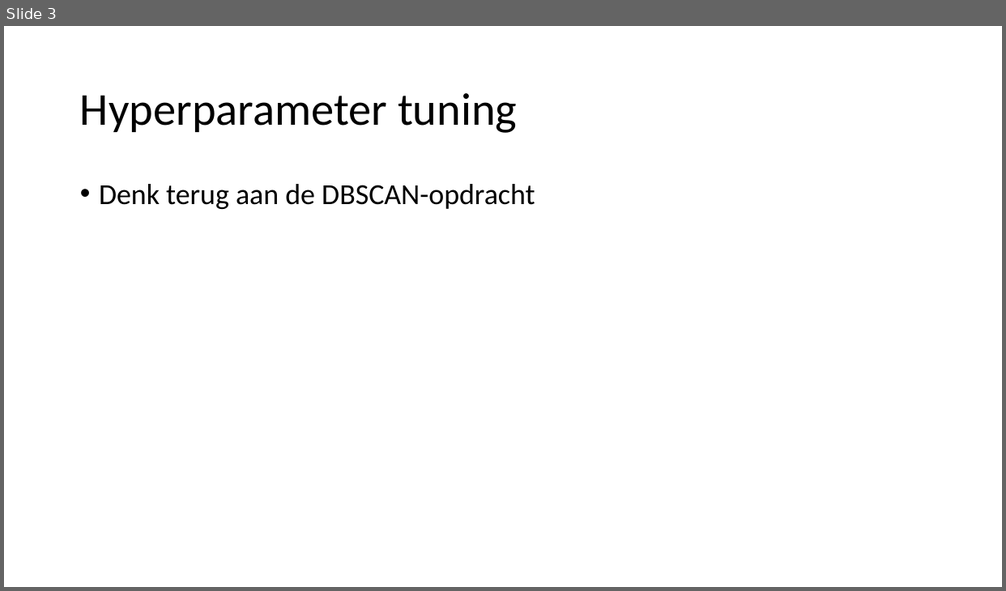
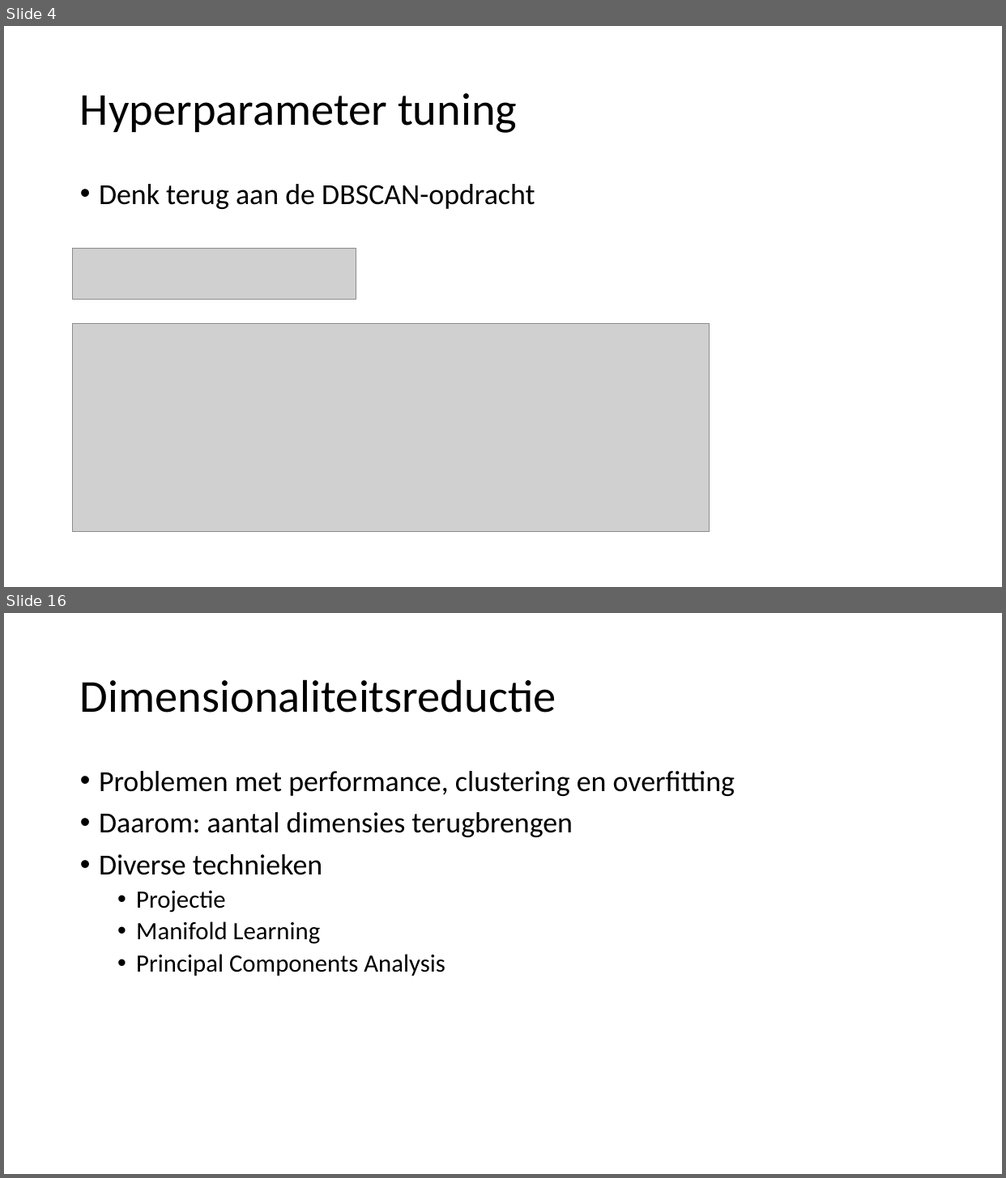
Before and after one commit to hanze-hbo-ict/Machine-Learning, a slide deck: Keynote/7.hyperparam-tuning.pptx. Shown one above the other, each under a label of ours: slide 3 before the commit, slides 4 and 16 after it; the slides between them are not shown. The pictures are 1006x591 and 1006x1178 pixels, drawn with LibreOffice and Linux fonts; fonts in the diff are those of the drawing; grey boxes stand for pictures. Boxes give left, top, right and bottom in pixels: in the first picture for what was removed or moved away, otherwise in the second. Text is boxed around its words. In the diff, an @@ line names an element or a change of style, - is before the commit and + after.

```diff
--- a/Keynote/7.hyperparam-tuning.pptx
+++ b/Keynote/7.hyperparam-tuning.pptx
@@ slide 16 added at [4, 613, 1002, 1174], background #FFFFFF @@
@@ title added at [80, 679, 556, 713], 44 pt, text #000000 @@
+Dimensionaliteitsreductie
@@ text added at [99, 771, 735, 976], 28 pt, text #000000 @@
+• Problemen met performance, clustering en overfitting
+• Daarom: aantal dimensies terugbrengen
+• Diverse technieken
+  • Projectie
+  • Manifold Learning
+  • Principal Components Analysis
@@ what was slide 3 is now slide 4 @@
@@ slide 4 changed as well @@
@@ picture added at [73, 248, 356, 299] @@
@@ picture added at [73, 323, 710, 531] @@
```
Also in this commit, not shown: 4 other slides changed, 16 other slides added, 4 slides removed, 6 other files.
